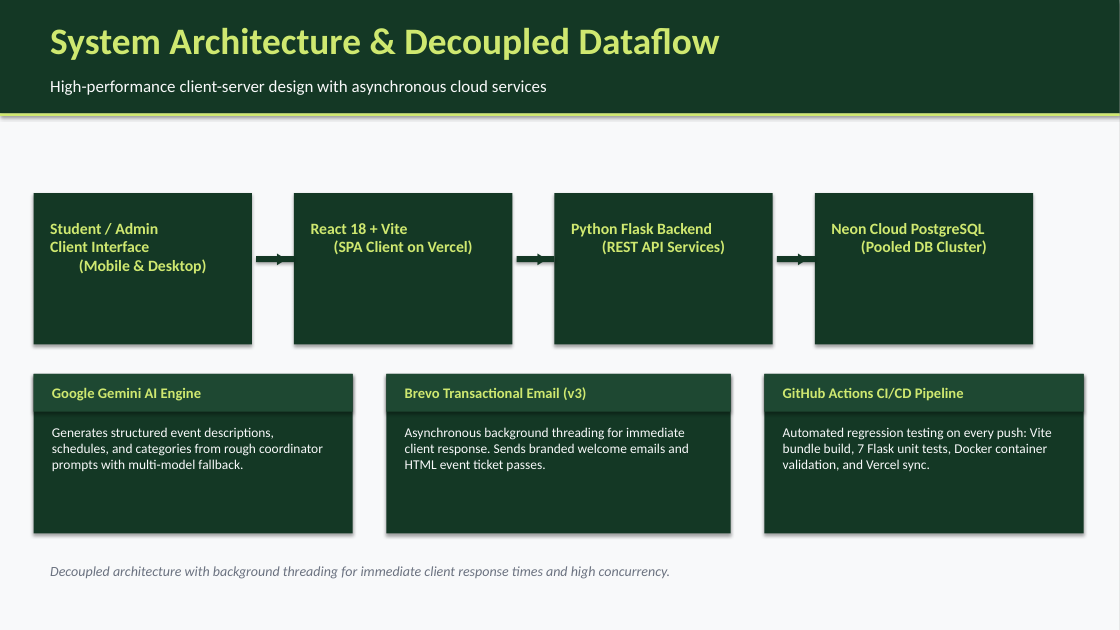
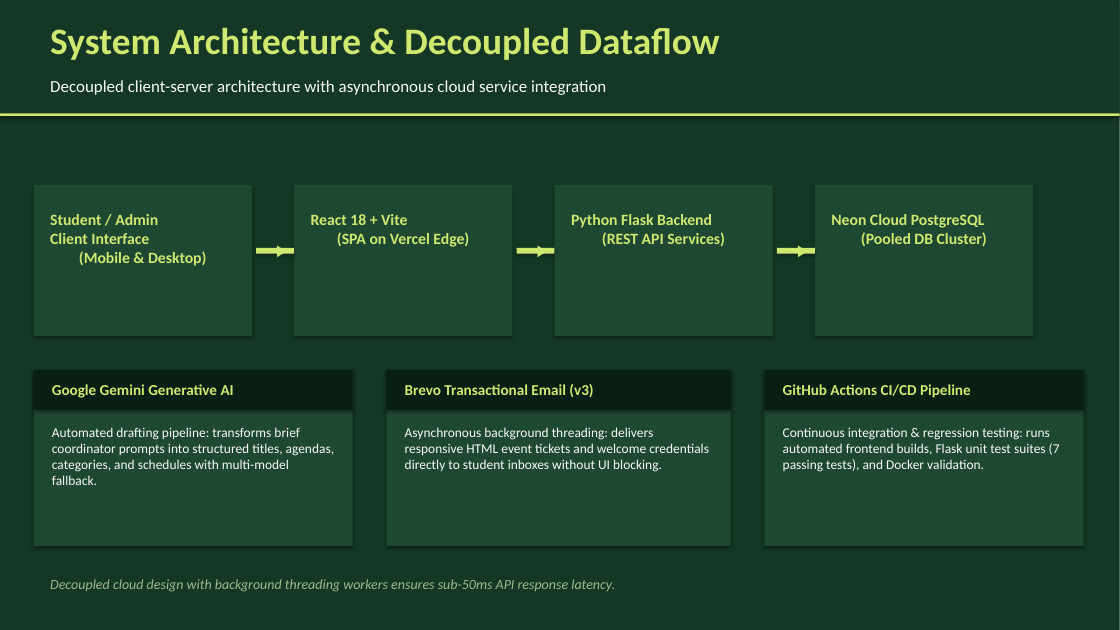
Before and after one commit to Abhi7Prajapathi/Events, a slide deck: slide 3 of CampusCircle_Presentation.pptx (slide 4 before the commit). Drawn at 1120x630 pixels with LibreOffice and Linux fonts; fonts in the diff are those of the drawing. Boxes give left, top, right and bottom in pixels: in the first picture for what was removed or moved away, otherwise in the second. Text is boxed around its words. In the diff, an @@ line names an element or a change of style, - is before the commit and + after.

Commit message:
docs: condense presentation into crisp 9-slide conference deck

```diff
--- a/CampusCircle_Presentation.pptx
+++ b/CampusCircle_Presentation.pptx
@@ rectangle at [0, 0, 1120, 630]: fill #F8F9FA to #143825 @@
@@ text at [50, 80, 606, 95]: text changed @@
-High-performance client-server design with asynchronous cloud services
+Decoupled client-server architecture with asynchronous cloud service integration
@@ text at [311, 214, 469, 247]: text changed @@
-React 18 + Vite
-(SPA Client on Vercel)
+React 18 + Vite
+(SPA on Vercel Edge)
@@ text colour #143825 to #CFE870 in 3 elements at [268, 236, 293, 266], [528, 236, 554, 266], [789, 236, 814, 266] @@
@@ 7 rectangles, 6 texts: place and size @@
-7 rectangles, 6 texts at [34, 193, 1033, 344]
+7 rectangles, 6 texts at [34, 185, 1033, 336]
@@ fill #143825 to #CFE870 in 3 elements at [256, 248, 294, 254], [517, 248, 555, 254], [777, 248, 815, 254] @@
@@ rectangle: place and size @@
-rectangle at [34, 374, 353, 534]
+rectangle at [34, 370, 353, 546]
@@ text at [52, 384, 234, 398]: text changed; size 12.5 to 13 pt @@
-Google Gemini AI Engine
+Google Gemini Generative AI
@@ rectangle: place and size @@
-rectangle at [386, 374, 731, 534]
+rectangle at [386, 370, 731, 546]
@@ text "Brevo Transactional Email (v3)" at [405, 384, 593, 397]: size 12.5 to 13 pt @@
@@ 3 rectangles: place and size @@
-3 rectangles at [34, 374, 1084, 412]
+3 rectangles at [34, 370, 1084, 410]
@@ fill #1E4832 to #0A1F14 in 3 elements at [386, 370, 731, 410], [34, 370, 353, 410], [765, 370, 1084, 410] @@
@@ fill #143825 to #1E4832 in 7 elements at [34, 185, 252, 336], [294, 185, 513, 336], [555, 185, 773, 336], [815, 185, 1033, 336], [386, 370, 731, 546], [34, 370, 353, 546], [765, 370, 1084, 546] @@
@@ rectangle: place and size @@
-rectangle at [765, 374, 1084, 534]
+rectangle at [765, 370, 1084, 546]
@@ text "GitHub Actions CI/CD Pipeline" at [783, 384, 971, 398]: size 12.5 to 13 pt @@
@@ text at [52, 427, 334, 485]: text changed @@
-Generates structured event descriptions, schedules, and categories from rough coordinator prompts with multi-model fallback.
+Automated drafting pipeline: transforms brief coordinator prompts into structured titles, agendas, categories, and schedules with multi-model fallback.
@@ text at [405, 427, 709, 472]: text changed @@
-Asynchronous background threading for immediate client response. Sends branded welcome emails and HTML event ticket passes.
+Asynchronous background threading: delivers responsive HTML event tickets and welcome credentials directly to student inboxes without UI blocking.
@@ text at [783, 428, 1060, 472]: text changed @@
-Automated regression testing on every push: Vite bundle build, 7 Flask unit tests, Docker container validation, and Vercel sync.
+Continuous integration & regression testing: runs automated frontend builds, Flask unit test suites (7 passing tests), and Docker validation.
@@ text at [50, 579, 615, 592]: text changed; text colour #6B7280 to #9FB88D @@
-Decoupled architecture with background threading for immediate client response times and high concurrency.
+Decoupled cloud design with background threading workers ensures sub-50ms API response latency.
```
Also in this commit, not shown: 2 other slides changed, 5 slides added, 12 slides removed, 1 other file.
